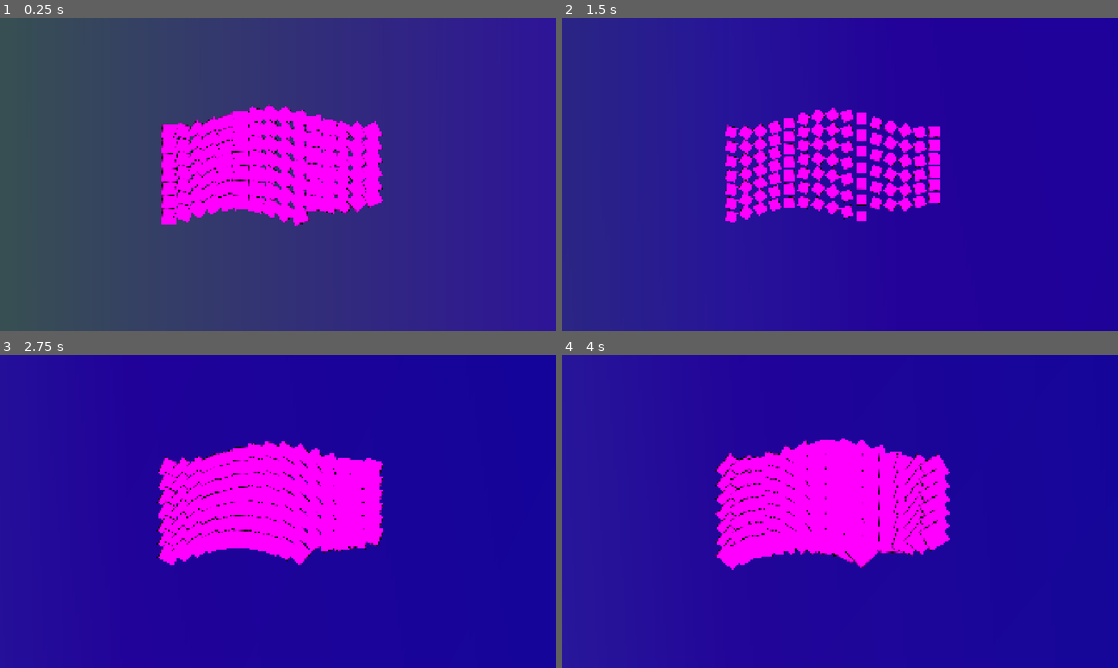
Above: before the commit, frames 1-4 (two rows, left to right).
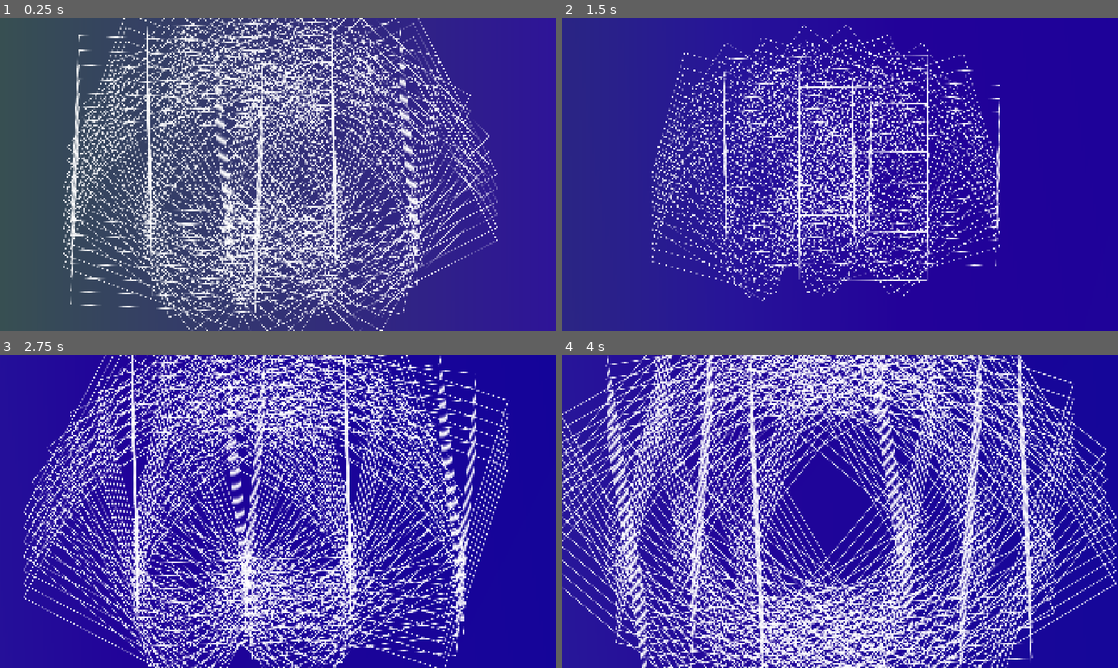
Above: after the commit, the same moments.

Repository: Juju-brz/GDVJ
Game: Godot game, scene res://templates/02_BeautifulChaos.tscn
Two runs of this game, one before a commit and one after it. Both use one fixed random seed, a clock stepped at 60 frames per second and the inputs below. The project has no main scene, so this scene is started directly.
Inputs (mouse positions are in pixels of both pictures, inside the frame that each line leads up to):
- Up to frame 1 (0.25 s): no input
- Up to frame 2 (1.5 s): tap Enter at 0.5 s; move the mouse to (962, 158) at 0.52 s; move the mouse to (728, 190) at 1.27 s
- Up to frame 3 (2.75 s): move the mouse to (333, 442) at 2.02 s
- Up to frame 4 (4 s): move the mouse to (812, 574) at 2.77 s; move the mouse to (1006, 558) at 3.52 s

The runs differ from the first frame. In frame 1, 33% of the frame differs, in the area x 11-90%, y 0-100%; in frame 2, 18%; in frame 3, 41%; in frame 4, 54%, in the area x 0-100%, y 0-100%.

Commit message:
Final!!!!!!!!!!!!!!!!!!!!!!!!!!!!!!!!!!!!!!!!!!!!!!!!!!!!!!!!!!!!

Diff:
--- a/templates/02_BeautifulChaos.tscn
+++ b/templates/02_BeautifulChaos.tscn
@@ -2,7 +2,7 @@
 
 [ext_resource type="PackedScene" uid="uid://bp8w6tlng3j86" path="res://baseScene.tscn" id="1_hrqrm"]
 [ext_resource type="Script" uid="uid://dni8j477fdhwu" path="res://scripts/01_Beautiful_Chaos_MainScript.gd" id="2_w5kta"]
-[ext_resource type="Texture2D" uid="uid://ccad0eu6urbi4" path="res://Svg/Squarewhite2.svg" id="3_q8sjh"]
+[ext_resource type="Texture2D" uid="uid://bbgu6clrixshr" path="res://Shapes/Pattern-Square.png" id="3_hrqrm"]
 [ext_resource type="Shader" uid="uid://b0jcj53b5croi" path="res://templates/persianPattern.gdshader" id="4_ogbv1"]
 [ext_resource type="PackedScene" uid="uid://cgw5hdy3h13ff" path="res://UI/UI.tscn" id="5_w76pt"]
 
@@ -24,7 +24,7 @@
 z_index = 2
 position = Vector2(1023, 499)
 scale = Vector2(1, 1)
-texture = ExtResource("3_q8sjh")
+texture = ExtResource("3_hrqrm")
 
 [node name="ColorRect2" type="ColorRect" parent="." index="2"]
 z_index = 1
--- a/templates/03-Spiral.tscn
+++ b/templates/03-Spiral.tscn
@@ -2,7 +2,7 @@
 
 [ext_resource type="PackedScene" uid="uid://bp8w6tlng3j86" path="res://baseScene.tscn" id="1_uylkl"]
 [ext_resource type="Script" uid="uid://bcwyiixxykkv8" path="res://scripts/01_Spiral_MainScript.gd" id="2_uylkl"]
-[ext_resource type="Texture2D" uid="uid://ccad0eu6urbi4" path="res://Svg/Squarewhite2.svg" id="3_1ppvn"]
+[ext_resource type="Texture2D" uid="uid://bbgu6clrixshr" path="res://Shapes/Pattern-Square.png" id="3_uylkl"]
 [ext_resource type="Shader" uid="uid://b0jcj53b5croi" path="res://templates/persianPattern.gdshader" id="4_srw7j"]
 [ext_resource type="PackedScene" uid="uid://cgw5hdy3h13ff" path="res://UI/UI.tscn" id="5_t3wfr"]
 
@@ -24,7 +24,7 @@
 z_index = 2
 position = Vector2(1023, 499)
 scale = Vector2(1, 1)
-texture = ExtResource("3_1ppvn")
+texture = ExtResource("3_uylkl")
 
 [node name="ColorRect2" type="ColorRect" parent="." index="2"]
 z_index = 1
